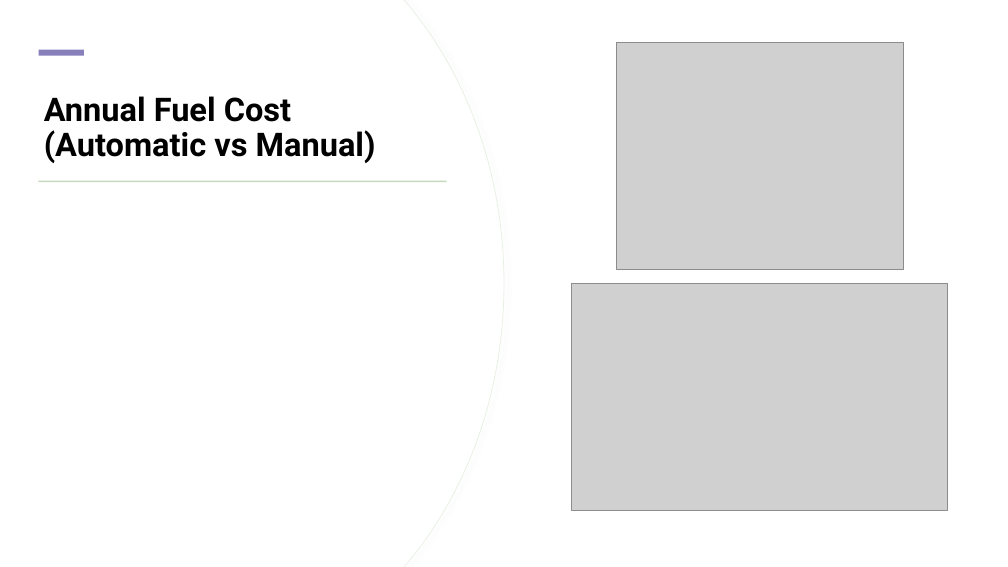
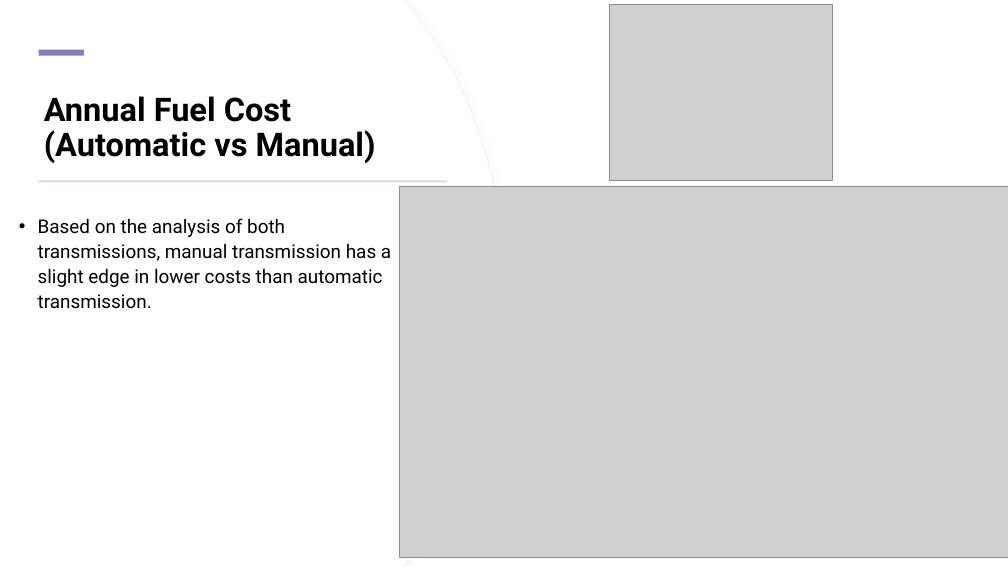
Before and after one commit to geraldwattsthethird/Fuel-Cost-Analysis, a slide deck: slide 10 of presentation.pptx (slide 9 before the commit). Drawn at 1008x567 pixels with LibreOffice and Linux fonts; fonts in the diff are those of the drawing; grey boxes stand for pictures. Boxes give left, top, right and bottom in pixels: in the first picture for what was removed or moved away, otherwise in the second. Text is boxed around its words. In the diff, an @@ line names an element or a change of style, - is before the commit and + after.

```diff
--- a/presentation.pptx
+++ b/presentation.pptx
@@ picture: place and size @@
-picture at (616, 43, 903, 270)
+picture at (609, 5, 832, 181)
@@ picture added at (399, 186, 1008, 558) @@
@@ text added at (38, 218, 391, 309), 18 pt, text #000000 @@
+• Based on the analysis of both transmissions, manual transmission has a slight edge in lower costs than automatic transmission.
@@ picture removed at (572, 284, 948, 510) @@
```
Also in this commit, not shown: 9 other slides changed, 2 slides added, 3 slides removed, 3 other files.
